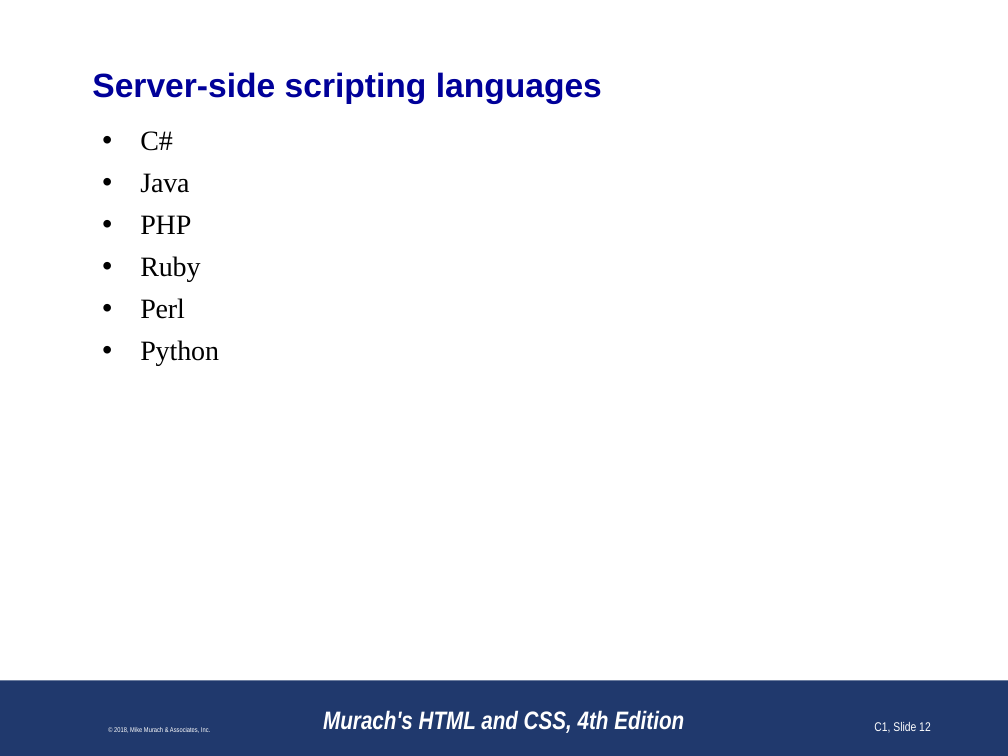
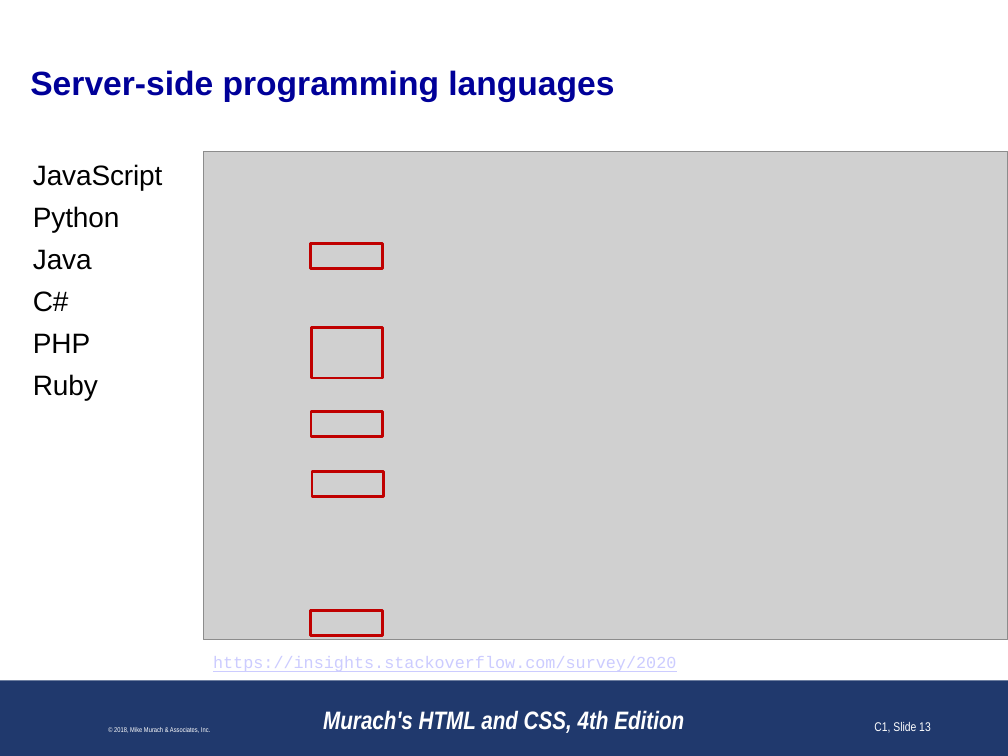
Before and after one commit to paulsmithkc/awd1000_base_lab_and_homework, a slide deck: slide 13 of murach_html_4e/slides/Chapter 1 slides (Revised).pptx (slide 12 before the commit). Drawn at 1008x756 pixels with LibreOffice and Linux fonts; fonts in the diff are those of the drawing; grey boxes stand for pictures; background and template pictures are left out. Boxes give left, top, right and bottom in pixels: in the first picture for what was removed or moved away, otherwise in the second. Text is boxed around its words. In the diff, an @@ line names an element or a change of style, - is before the commit and + after.

Commit message:
Updating chapter 1 slides with current technologies, statistics, and screenshots

```diff
--- a/murach_html_4e/slides/Chapter 1 slides (Revised).pptx
+++ b/murach_html_4e/slides/Chapter 1 slides (Revised).pptx
@@ title at bbox=[30, 70, 614, 102]: text changed @@
-Server-side scripting languages
+Server-side programming languages
@@ text "JavaScript": place and size @@
-text "JavaScript" at bbox=[140, 131, 219, 366]
+text "JavaScript" at bbox=[33, 164, 163, 401]
@@ text at bbox=[33, 164, 163, 270]: paragraphs added @@
+JavaScript
+Python
+Java
@@ text at bbox=[140, 173, 189, 193]: paragraph removed @@
-• Java
@@ picture added at bbox=[204, 151, 1008, 640] @@
@@ rectangle added at bbox=[310, 244, 382, 269], outline #C00000 2 pt @@
@@ text at bbox=[33, 291, 98, 401]: font Times New Roman to Arial in "C#", "PHP", "Ruby"; bullet • to none @@
@@ text at bbox=[140, 298, 219, 366]: paragraphs removed @@
-• Perl
-• Python
@@ rectangle added at bbox=[311, 328, 383, 378], outline #C00000 2 pt @@
@@ rectangle added at bbox=[311, 411, 383, 436], outline #C00000 2 pt @@
@@ rectangle added at bbox=[312, 472, 384, 497], outline #C00000 2 pt @@
@@ rectangle added at bbox=[310, 611, 382, 636], outline #C00000 2 pt @@
@@ text added at bbox=[213, 656, 676, 672], 12 pt, text #CCCCFF, underline @@
+https://insights.stackoverflow.com/survey/2020
@@ page number at bbox=[874, 722, 931, 733]: text changed @@
-C1, Slide 12
+C1, Slide 13
```
Also in this commit, not shown: 21 other slides changed.
